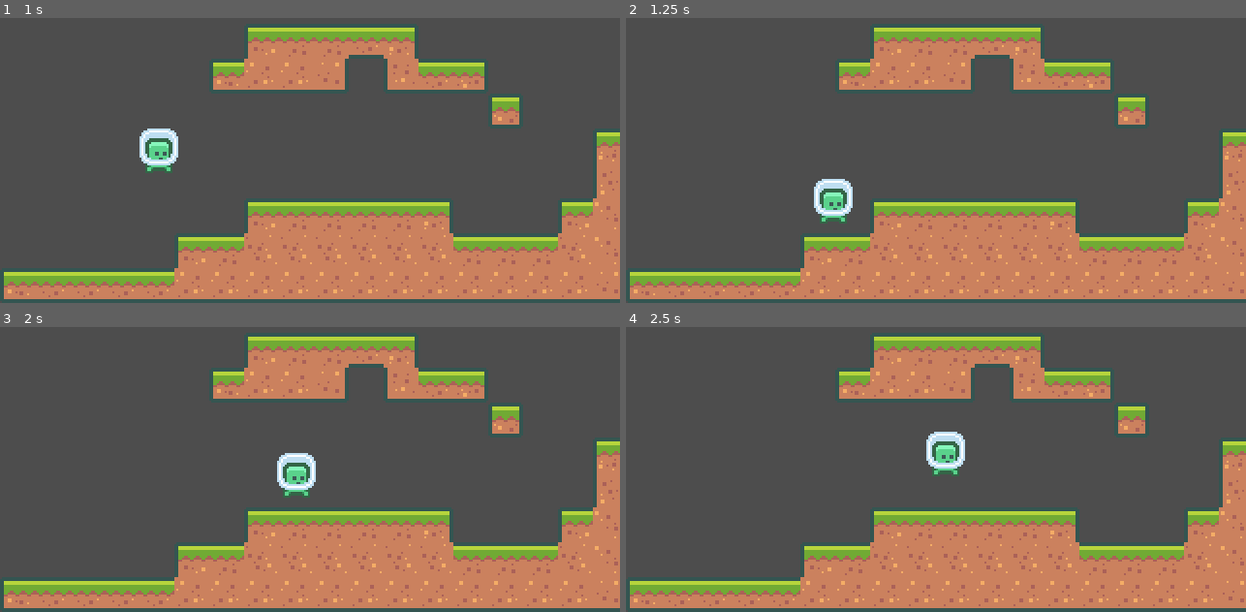
Above: before the commit, frames 1-4 (two rows, left to right).
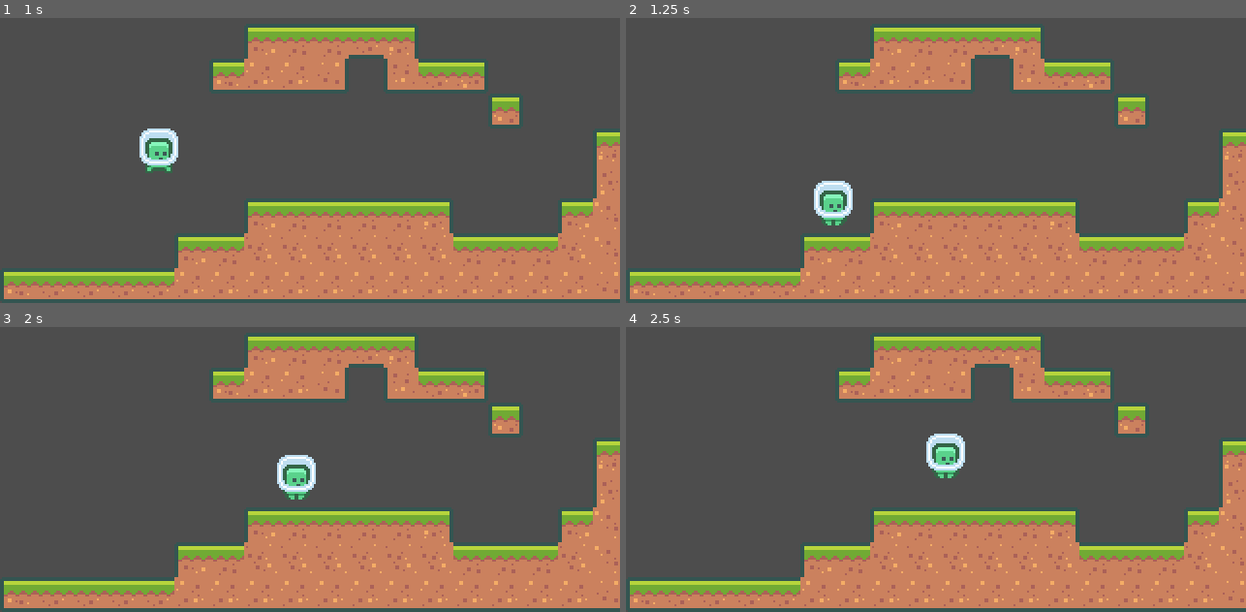
Above: after the commit, the same moments.

Repository: JonathanPlatner/platformer
Game: Godot game, scene res://Scenes/Sample.tscn
Two runs of this game, one before a commit and one after it. Both use one fixed random seed, a clock stepped at 60 frames per second and the inputs below. The project has no main scene, so this scene is started directly.
Inputs:
- Up to frame 1 (1 s): tap Enter at 0.5 s; hold D (move_right) from 0.53 s (still down); tap Space (jump) at 0.6, 0.77 s
- Up to frame 2 (1.25 s): keep holding D (move_right); tap Space (jump) at 1.07 s
- Up to frame 3 (2 s): keep holding D (move_right); tap Space (jump) at 1.35, 1.52, 1.82 s
- Up to frame 4 (2.5 s): release D (move_right) at 2.03 s; hold A (move_left) from 2.03 s (still down); tap Space (jump) at 2.1 s

Frame 1 is identical in both runs. In frame 2, 0.4% of the frame differs, in the area x 30-37%, y 56-73%; in frame 3, 0.4%; in frame 4, 0.4%.

Commit message:
add coyote time

Diff:
--- a/Scenes/PlayerStateManager.tscn
+++ b/Scenes/PlayerStateManager.tscn
@@ -33,3 +33,5 @@
 script = ExtResource("5_ve8nl")
 idle_node = NodePath("../Idle")
 move_node = NodePath("../Move")
+jump_node = NodePath("../Jump")
+animation_name = "fall"
--- a/Scripts/StateMachine/Player/Fall.gd
+++ b/Scripts/StateMachine/Player/Fall.gd
@@ -2,14 +2,23 @@
 
 @export var idle_node: NodePath
 @export var move_node: NodePath
+@export var jump_node: NodePath
 
 @export var speed: float = 100.0
 @export var acceleration: float = 200.0
 @export var gravity: float = 1100.0
 @export var max_fall_speed: float = 400
+@export var coyote_time: float = 0.25
 
 @onready var _idle_state: State = get_node(idle_node)
 @onready var _move_state: State = get_node(move_node)
+@onready var _jump_state: State = get_node(jump_node)
+
+func input(event: InputEvent) -> State:
+	if Input.is_action_just_pressed("jump"):
+		if _previous_state is Move and _state_timer <= coyote_time:
+			return _jump_state
+	return null
 
 func physics_process(delta: float) -> State:
 	var target_velocity = 0.0
--- a/Scripts/StateMachine/Player/Idle.gd
+++ b/Scripts/StateMachine/Player/Idle.gd
@@ -8,8 +8,8 @@
 @onready var _jump_state: State = get_node(jump_node)
 @onready var _fall_state: State = get_node(fall_node)
 
-func enter():
-	super()
+func enter(previous_state: State):
+	super(previous_state)
 	_entity.velocity = Vector2.ZERO
 	_entity.move_and_slide()
 
--- a/Scripts/StateMachine/Player/Jump.gd
+++ b/Scripts/StateMachine/Player/Jump.gd
@@ -9,8 +9,8 @@
 
 @onready var _fall_state: State = get_node(fall_node)
 
-func enter():
-	super()
+func enter(previous_state: State):
+	super(previous_state)
 	_entity.velocity.y = -jump_strength
 
 func physics_process(delta: float) -> State:
--- a/Scripts/StateMachine/Player/Move.gd
+++ b/Scripts/StateMachine/Player/Move.gd
@@ -1,3 +1,4 @@
+class_name Move
 extends State
 
 @export var idle_node: NodePath
--- a/Scripts/StateMachine/State.gd
+++ b/Scripts/StateMachine/State.gd
@@ -3,15 +3,14 @@
 
 @export var animation_name: String
 
-#var move_player: Callable
-#var player_velocity: Vector2
-#var play_animation: Callable
+var _previous_state: State
+var _entity: Entity
+var _state_timer: float = 0.0
 
-var _entity: Entity
-
-func enter() -> void:
+func enter(previous_state: State) -> void:
+	_previous_state = previous_state
 	_entity.animator.play(animation_name)
-#	play_animation.call(animation_name)
+	_state_timer = 0.0
 
 func exit() -> void:
 	pass
@@ -20,6 +19,7 @@
 	return null
 
 func process(_delta: float) -> State:
+	_state_timer += _delta
 	return null
 
 func physics_process(_delta: float) -> State:
--- a/Scripts/StateMachine/StateManager.gd
+++ b/Scripts/StateMachine/StateManager.gd
@@ -2,14 +2,16 @@
 
 @export var starting_state: NodePath
 
-var current_state: State
+var _current_state: State
+var _previous_state: State
 
 func change_state(new_state: State) -> void:
-	if current_state:
-		current_state.exit()
+	if _current_state:
+		_current_state.exit()
 
-	current_state = new_state
-	current_state.enter()
+	_previous_state = _current_state
+	_current_state = new_state
+	_current_state.enter(_previous_state)
 
 func init(entity: Entity) -> void:
 	for child in get_children():
@@ -18,16 +20,16 @@
 	change_state(get_node(starting_state))
 
 func process(delta: float) -> void:
-	var new_state = current_state.process(delta)
+	var new_state = _current_state.process(delta)
 	if new_state:
 		change_state(new_state)
 
 func physics_process(delta: float) -> void:
-	var new_state = current_state.physics_process(delta)
+	var new_state = _current_state.physics_process(delta)
 	if new_state:
 		change_state(new_state)
 
 func input(event: InputEvent) -> void:
-	var new_state = current_state.input(event)
+	var new_state = _current_state.input(event)
 	if new_state:
 		change_state(new_state)
